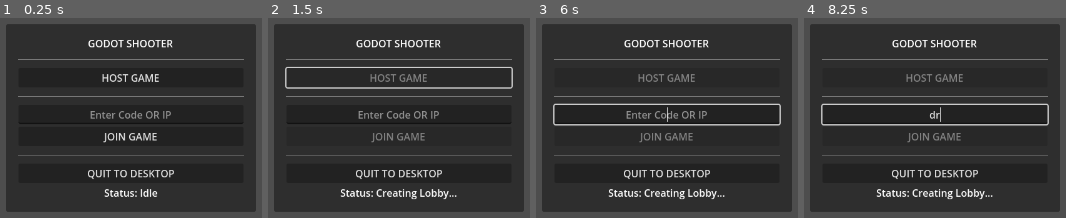
Above: before the commit, frames 1-4 (left to right).
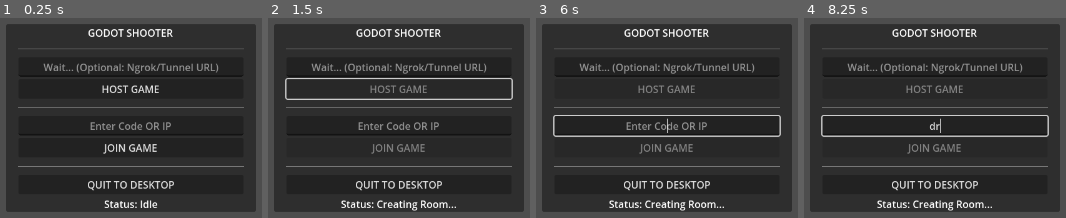
Above: after the commit, the same moments.

Repository: Swaannnn/shooter
Game: Godot game, scene res://Scenes/UI/MultiplayerMenu.tscn
The game is run twice, just before and just after one commit, with the same random seed, the same clock (stepped at 60 frames per second) and the same inputs.
Inputs (mouse positions are in pixels of both pictures, inside the frame that each line leads up to):
- Up to frame 1 (0.25 s): no input
- Up to frame 2 (1.5 s): click "HOST GAME" at 0.5 s; move the mouse to (outside the picture) at 1.27 s; hold D (move_right) from 1.28 s (still down); hold Ctrl (crouch) from 1.28 s (still down)
- Up to frame 3 (6 s): move the mouse to (outside the picture) at 2.02 s; release D (move_right) at 2.03 s; release Ctrl (crouch) at 2.03 s; hold S (move_back) 2.03-2.78 s; click (outside the picture) at 2.1 s; move the mouse to (748, 20) at 2.77 s; hold D (move_right) 2.78-3.53 s; hold Shift (sprint) 2.78-3.53 s; move the mouse to (627, 208) at 3.52 s; hold W (move_forward) 3.53-4.28 s; tap B at 3.6 s; move the mouse to (outside the picture) at 4.27 s; hold R 4.28-5.03 s; hold A (move_left) 4.28-5.78 s; move the mouse to (outside the picture) at 5.02 s; tap Ctrl (crouch) at 5.1 s; move the mouse to (706, 118) at 5.77 s; press the mouse at (706, 118) at 5.78 s; hold S (move_back) from 5.78 s (still down)
- Up to frame 4 (8.25 s): tap Enter at 6.5, 8 s; move the mouse to (outside the picture) at 6.52 s; release S (move_back) at 6.53 s; release the mouse at (outside the picture) at 6.53 s; hold D (move_right) 6.53-7.28 s; tap Shift (sprint) at 6.6 s; tap Space (jump) at 6.77, 7.25, 7.52 s; move the mouse to (outside the picture) at 7.27 s; hold W (move_forward) 7.28-8.03 s; hold B 7.28-8.03 s; move the mouse to (outside the picture) at 8.02 s; hold D (move_right) from 8.03 s (still down); tap R at 8.1 s

The runs differ from the first frame. In frame 1, 9.9% of the frame differs, in the area x 6-94%, y 5-95%; in frame 2, 13%; in frame 3, 13%, in the area x 6-94%, y 5-97%; in frame 4, 13%.
Error after the commit: Parse Error: Constant "MAX_CLIENTS" has the same name as a previously declared constant. (res://Scripts/Network/NetworkManager.gd:142)

Commit message:
fix ci/cd: change server to render

Diff:
--- a/Scenes/UI/MultiplayerMenu.tscn
+++ b/Scenes/UI/MultiplayerMenu.tscn
@@ -46,6 +46,11 @@
 [node name="HSeparator" type="HSeparator" parent="Panel/MainMenu"]
 layout_mode = 2
 theme_override_constants/separation = 20
+
+[node name="OverrideInput" type="LineEdit" parent="Panel/MainMenu"]
+layout_mode = 2
+placeholder_text = "Wait... (Optional: Ngrok/Tunnel URL)"
+alignment = 1
 
 [node name="HostButton" type="Button" parent="Panel/MainMenu"]
 layout_mode = 2
--- a/Scripts/Network/NetworkManager.gd
+++ b/Scripts/Network/NetworkManager.gd
@@ -1,24 +1,276 @@
 extends Node
 
 const DEFAULT_PORT = 7777
-const MAX_CLIENTS = 10
+const MAX_CLIENTS = 100
 
 var peer: WebSocketMultiplayerPeer
-var current_port = DEFAULT_PORT
-
-signal join_code_ready(code: String)
+
 signal player_list_updated
 signal game_started
-
-var players = {}
+signal join_room_success(room_code: String)
+
+# Local Player Info
+var my_name = "Player"
+var current_room = ""
+
+# Server State: { peer_id: { "name": "...", "room": "ABCD" } }
+var players_on_server = {}
+
+# PRODUCTION URL (Update this after Render deploy!)
+var server_url = "wss://shooter-game.onrender.com"
 
 func _ready():
-	_load_env()
-
+	_load_env() # Try to load .env override
 	multiplayer.peer_connected.connect(_on_peer_connected)
 	multiplayer.peer_disconnected.connect(_on_peer_disconnected)
 	multiplayer.connected_to_server.connect(_on_connected_to_server)
 	multiplayer.connection_failed.connect(_on_connection_failed)
+
+	# --- AUTO-HOST LOGIC (FOR RENDER/DOCKER) ---
+	var args = OS.get_cmdline_args()
+	if "--server" in args or DisplayServer.get_name() == "headless":
+		print("🚀 STARTING DEDICATED SERVER MODE...")
+		_start_server()
+
+func generate_random_code() -> String:
+	var chars = "ABCDEFGHIJKLMNOPQRSTUVWXYZ"
+	var code = ""
+	for i in range(4):
+		code += chars[randi() % chars.length()]
+	return code
+
+func _load_env():
+	if FileAccess.file_exists("res://.env"):
+		var file = FileAccess.open("res://.env", FileAccess.READ)
+		while file.get_position() < file.get_length():
+			var line = file.get_line()
+			if line.begins_with("SERVER_URL="):
+				server_url = line.replace("SERVER_URL=", "").strip_edges()
+				print("Loaded SERVER_URL: ", server_url)
+
+# --- SERVER HOSTING ---
+func _start_server():
+	peer = WebSocketMultiplayerPeer.new()
+	var error = peer.create_server(DEFAULT_PORT)
+	if error != OK:
+		print("❌ Failed to bind port %d: %s" % [DEFAULT_PORT, error])
+		return
+
+	multiplayer.multiplayer_peer = peer
+	print("✅ Dedicated Server Listening on Port %d" % DEFAULT_PORT)
+
+# --- CLIENT JOINING ---
+func join_game(url: String, room_code: String):
+	if url.strip_edges() == "":
+		# Dev fallback
+		url = "ws://127.0.0.1:7777"
+
+	# Fix URL scheme if missing
+	if not url.begins_with("ws://") and not url.begins_with("wss://"):
+		url = "wss://" + url # Default to secure wss for Render
+
+	print("Connecting to %s..." % url)
+
+	current_room = room_code
+
+	if peer: peer.close()
+	peer = WebSocketMultiplayerPeer.new()
+	var error = peer.create_client(url)
+	if error != OK:
+		print("❌ Client Connection Error: ", error)
+		return
+
+	multiplayer.multiplayer_peer = peer
+
+# --- ROOM MANAGEMENT ---
+
+@rpc("any_peer", "call_local", "reliable")
+func register_player(new_name: String, room_code: String):
+	var sender_id = multiplayer.get_remote_sender_id()
+	print("📩 Player %d registering for Room: %s" % [sender_id, room_code])
+
+	players_on_server[sender_id] = {"name": new_name, "room": room_code}
+
+	# Notify clients to refresh their lists
+	# (In a real optimized server, we'd only notify people in the same room)
+	player_list_updated.emit()
+
+	# Confirm join to the client
+	if multiplayer.is_server():
+		send_join_success.rpc_id(sender_id, room_code)
+
+@rpc("authority", "call_local", "reliable")
+func send_join_success(room_code: String):
+	print("✅ Joined Room: ", room_code)
+	join_room_success.emit(room_code)
+
+# --- EVENTS ---
+
+func _on_connected_to_server():
+	print("✅ Connected! Sending Registration...")
+	# Once connected, we MUST tell the server which room we want
+	register_player.rpc_id(1, my_name, current_room)
+
+func _on_peer_connected(id):
+	print("New Peer Connected: ", id)
+
+func _on_peer_disconnected(id):
+	print("Peer Disconnected: ", id)
+	players_on_server.erase(id)
+	player_list_updated.emit()
+
+func _on_connection_failed():
+	print("❌ Connection Failed. Check URL.")
+	players_on_server.clear()
+	player_list_updated.emit()
+
+# --- UTILS ---
+func disconnect_game():
+	if peer:
+		peer.close()
+		peer = null
+	multiplayer.multiplayer_peer = null
+	players_on_server.clear()
+	game_started.emit() # Reset UI?
+
+@rpc("call_local", "authority")
+func start_game():
+	print("Starting Game...")
+	# Change scene on all clients
+	get_tree().change_scene_to_file("res://Scenes/Arenas/TestArena.tscn")
+	game_started.emit()
+const MAX_CLIENTS = 100
+
+var peer: WebSocketMultiplayerPeer
+
+signal player_list_updated
+signal game_started
+signal join_room_success(room_code: String)
+
+# Local Player Info
+var my_name = "Player"
+var current_room = ""
+
+# Server State: { peer_id: { "name": "...", "room": "ABCD" } }
+var players_on_server = {}
+
+# PRODUCTION URL (Update this after Render deploy!)
+var server_url = "wss://shooter-game.onrender.com"
+
+func _ready():
+	_load_env() # Try to load .env override
+	multiplayer.peer_connected.connect(_on_peer_connected)
+# ...
+
+func generate_random_code() -> String:
+	var chars = "ABCDEFGHIJKLMNOPQRSTUVWXYZ"
+	var code = ""
+	for i in range(4):
+		code += chars[randi() % chars.length()]
+	return code
+
+func _load_env():
+	if FileAccess.file_exists("res://.env"):
+		var file = FileAccess.open("res://.env", FileAccess.READ)
+		while file.get_position() < file.get_length():
+			var line = file.get_line()
+			if line.begins_with("SERVER_URL="):
+				server_url = line.replace("SERVER_URL=", "").strip_edges()
+				print("Loaded SERVER_URL: ", server_url)
+	multiplayer.peer_disconnected.connect(_on_peer_disconnected)
+	multiplayer.connected_to_server.connect(_on_connected_to_server)
+	multiplayer.connection_failed.connect(_on_connection_failed)
+
+	# --- AUTO-HOST LOGIC (FOR RENDER/DOCKER) ---
+	var args = OS.get_cmdline_args()
+	if "--server" in args or DisplayServer.get_name() == "headless":
+		print("🚀 STARTING DEDICATED SERVER MODE...")
+		_start_server()
+
+# --- SERVER HOSTING ---
+func _start_server():
+	peer = WebSocketMultiplayerPeer.new()
+	var error = peer.create_server(DEFAULT_PORT)
+	if error != OK:
+		print("❌ Failed to bind port %d: %s" % [DEFAULT_PORT, error])
+		return
+
+	multiplayer.multiplayer_peer = peer
+	print("✅ Dedicated Server Listening on Port %d" % DEFAULT_PORT)
+
+# --- CLIENT JOINING ---
+func join_game(url: String, room_code: String):
+	if url.strip_edges() == "":
+		# Dev fallback
+		url = "ws://127.0.0.1:7777"
+
+	# Fix URL scheme if missing
+	if not url.begins_with("ws://") and not url.begins_with("wss://"):
+		url = "wss://" + url # Default to secure wss for Render
+
+	print("Connecting to %s..." % url)
+
+	current_room = room_code
+
+	if peer: peer.close()
+	peer = WebSocketMultiplayerPeer.new()
+	var error = peer.create_client(url)
+	if error != OK:
+		print("❌ Client Connection Error: ", error)
+		return
+
+	multiplayer.multiplayer_peer = peer
+
+# --- ROOM MANAGEMENT ---
+
+@rpc("any_peer", "call_local", "reliable")
+func register_player(new_name: String, room_code: String):
+	var sender_id = multiplayer.get_remote_sender_id()
+	print("📩 Player %d registering for Room: %s" % [sender_id, room_code])
+
+	players_on_server[sender_id] = {"name": new_name, "room": room_code}
+
+	# Notify clients to refresh their lists
+	# (In a real optimized server, we'd only notify people in the same room)
+	player_list_updated.emit()
+
+	# Confirm join to the client
+	if multiplayer.is_server():
+		send_join_success.rpc_id(sender_id, room_code)
+
+@rpc("authority", "call_local", "reliable")
+func send_join_success(room_code: String):
+	print("✅ Joined Room: ", room_code)
+	join_room_success.emit(room_code)
+
+# --- EVENTS ---
+
+func _on_connected_to_server():
+	print("✅ Connected! Sending Registration...")
+	# Once connected, we MUST tell the server which room we want
+	register_player.rpc_id(1, my_name, current_room)
+
+func _on_peer_connected(id):
+	print("New Peer Connected: ", id)
+
+func _on_peer_disconnected(id):
+	print("Peer Disconnected: ", id)
+	players_on_server.erase(id)
+	player_list_updated.emit()
+
+func _on_connection_failed():
+	print("❌ Connection Failed. Check URL.")
+	players_on_server.clear()
+	player_list_updated.emit()
+
+# --- UTILS ---
+func disconnect_game():
+	if peer:
+		peer.close()
+		peer = null
+	multiplayer.multiplayer_peer = null
+	players_on_server.clear()
+	game_started.emit() # Reset UI?
 
 func _load_env():
 	var env_path = "res://.env"
@@ -135,6 +387,9 @@
 	# REGISTER TO LOBBY SERVER
 	_register_lobby_server()
 
+
+var host_address_override = "" # For Ngrok/Tunnels (e.g. "my-tunnel.ngrok-free.app")
+
 func _register_lobby_server():
 	print("Registering to Lobby Server...")
 	var http = HTTPRequest.new()
@@ -142,8 +397,16 @@
 	http.request_completed.connect(self._on_lobby_registered)
 	http.timeout = 5.0
 
-	# Send Port (IP is detected by server)
-	var body = JSON.stringify({"port": current_port})
+	# Prepare Body
+	var data = {"port": current_port}
+
+	# If using Ngrok/Tunnel, send the override address and "wss" scheme
+	if host_address_override != "":
+		data["address"] = host_address_override
+		# Tunnels usually provide HTTPS/WSS
+		data["scheme"] = "wss"
+
+	var body = JSON.stringify(data)
 	var headers = ["Content-Type: application/json"]
 	var error = http.request(lobby_url + "/host", headers, HTTPClient.METHOD_POST, body)
 
@@ -152,56 +415,24 @@
 		network_status += " | Lobby Server Unreachable"
 		emit_signal("join_code_ready", "")
 
-func _on_lobby_registered(_result, response_code, _headers, body):
-	if response_code == 200:
-		var json = JSON.parse_string(body.get_string_from_utf8())
-		if json and json.has("code"):
-			var code = json["code"]
-			print("Lobby Created! Code: ", code)
-			network_status += " | Lobby Registered."
-			emit_signal("join_code_ready", code)
-		else:
-			print("Invalid Lobby Response")
-	else:
-		print("Lobby Server Error: ", response_code)
-		network_status += " | Lobby Register Error (%s)" % response_code
-		emit_signal("join_code_ready", "")
-
-# --- JOIN CODE SYSTEM ---
-# No more Get Join Code locally. We get it from signal `join_code_ready`.
-# We keep this function just in case UI calls it defensively? No, UI waits for signal.
-func get_join_code() -> String:
-	return "WAITING..."
-
-func join_with_code(code: String):
-	if code == "": return
-
-	# If raw IP, direct join
-	if code.is_valid_ip_address():
-		join_game(code)
-		return
-
-	# Else, Resolve via Lobby
-	print("Resolving Code via Lobby...")
-	var http = HTTPRequest.new()
-	add_child(http)
-	http.request_completed.connect(self._on_code_resolved)
-	http.request(lobby_url + "/join/" + code)
+# ... (Previous code) ...
 
 func _on_code_resolved(_result, response_code, _headers, body):
 	if response_code == 200:
 		var json = JSON.parse_string(body.get_string_from_utf8())
 		if json and json.has("ip"):
 			var ip = json["ip"]
-			var port = json.get("port", DEFAULT_PORT) # Default fallback
-			print("Code Resolved! Host: ", ip, ":", port)
-			join_game(ip, port)
+			var port = json.get("port", DEFAULT_PORT)
+			var scheme = json.get("scheme", "ws") # Default to WS
+
+			print("Code Resolved! Host: ", scheme, "://", ip, ":", port)
+			join_game(ip, port, scheme)
 		else:
 			print("Invalid JSON from Lobby")
 	else:
 		print("Code Resolution Failed: ", response_code)
 
-func join_game(address: String, port: int = DEFAULT_PORT):
+func join_game(address: String, port: int = DEFAULT_PORT, scheme: String = "ws"):
 	if address == "":
 		address = "127.0.0.1"
 
@@ -209,8 +440,17 @@
 	if peer: peer.close()
 	peer = WebSocketMultiplayerPeer.new()
 
-	# WebSocket needs ws:// or wss:// schema
-	var url = "ws://" + address + ":" + str(port)
+	# Handle Scheme
+	var url = ""
+	if scheme == "wss":
+		# WSS usually implies 443, usually clean url like wss://xxx.ngrok.app
+		# If port is 443, we can omit it, but creating client with port is fine.
+		url = "wss://" + address
+		if port != 443 and port != 80:
+			url += ":" + str(port)
+	else:
+		url = "ws://" + address + ":" + str(port)
+
 	print("Connecting to " + url + "...")
 
 	var error = peer.create_client(url)
--- a/Scripts/UI/MultiplayerMenu.gd
+++ b/Scripts/UI/MultiplayerMenu.gd
@@ -54,31 +54,30 @@
 # --- MAIN MENU ACTIONS ---
 
 func _on_host_pressed():
-	status_label.text = "Status: Creating Lobby..."
+	# "Host" now means "Create Private Room" on the Dedicated Server
+	status_label.text = "Status: Creating Room..."
 	host_button.disabled = true
 	join_button.disabled = true
-	NetworkManager.host_game()
-	# Wait for code...
+
+	var new_room_code = NetworkManager.generate_random_code()
+	NetworkManager.join_game(NetworkManager.server_url, new_room_code)
 
 func _on_join_pressed():
-	var code = join_input.text
+	var code = join_input.text.strip_edges().to_upper()
 	if code == "":
-		status_label.text = "Error: Input Code or IP"
+		status_label.text = "Error: Input Room Code"
 		return
 
-	status_label.text = "Status: Joining..."
+	status_label.text = "Status: Joining Room..."
 	join_button.disabled = true
 	host_button.disabled = true
-	NetworkManager.join_with_code(code)
 
-	# Assume join success for now, switch to lobby view waiting for confirmation?
-	# Better to wait or just switch and show "Connecting..." inside lobby?
-	# Let's switch and disable Start button
+	NetworkManager.join_game(NetworkManager.server_url, code)
+
+	# UI Feedback
+	code_button.text = "JOINING: " + code
+	start_button.visible = true # Everyone can start? Or logic handled by server?
 	_show_lobby_ui()
-	code_button.text = "JOINING: " + code
-	_show_lobby_ui()
-	code_button.text = "JOINING: " + code
-	start_button.visible = false # Clients don't see start
 
 func _on_quit_game_pressed():
 	get_tree().quit()
Not shown, removed: Server/requirements.txt
Not shown, added: Dockerfile
Not shown, removed: Server/Procfile
Not shown, removed: Server/lobby.py
